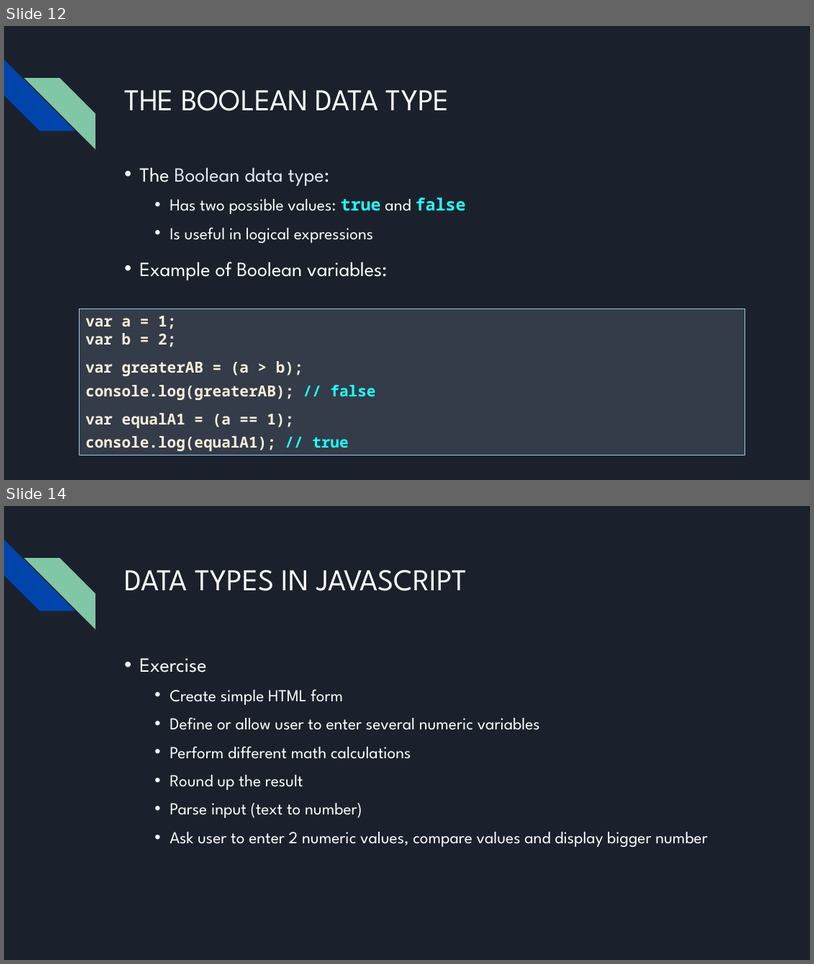
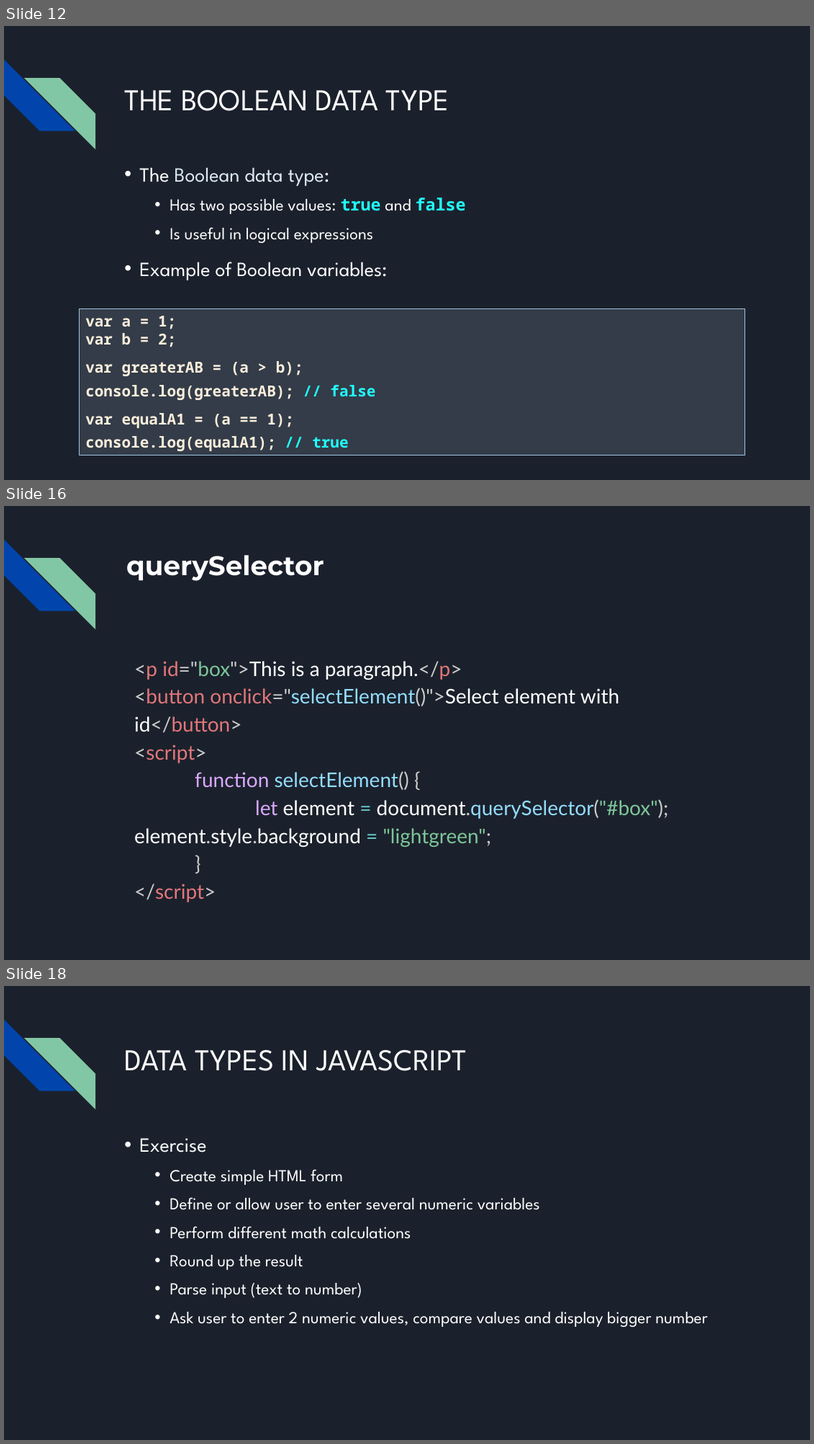
Before and after one commit to bulhard/Javascript-Programming-2022, a slide deck: Presentations/04 JavaScript syntax - Presentation.pptx. Shown one above the other, each under a label of ours: slides 12 and 14 before the commit, slides 12, 16 and 18 after it; the slides between them are not shown. The pictures are 814x964 and 814x1444 pixels, drawn with LibreOffice and Linux fonts; fonts in the diff are those of the drawing. Boxes give left, top, right and bottom in pixels: in the first picture for what was removed or moved away, otherwise in the second. Text is boxed around its words. In the diff, an @@ line names an element or a change of style, - is before the commit and + after.

Commit message:
Added some slides for selecting elements

```diff
--- a/Presentations/04 JavaScript syntax - Presentation.pptx
+++ b/Presentations/04 JavaScript syntax - Presentation.pptx
@@ slide 16 added at <box>4,506,810,960</box>, background #1B212C; not listed: 2 template elements that a slide beside it also shows @@
@@ title added at <box>126,555,324,581</box>, 32 pt, text #FFFFFF, bold @@
+querySelector
@@ text added at <box>134,661,669,902</box>, 24 pt, text #FFFFFF @@
+<p id="box">This is a paragraph.</p>
+<button onclick="selectElement()">Select element with id</button>
+<script>
+function selectElement() {
+let element = document.querySelector("#box"); element.style.background = "lightgreen";
+}
+</script>
@@ what was slide 14 is now slide 18 @@
```
Also in this commit, not shown: 9 slides changed, 3 other slides added.
